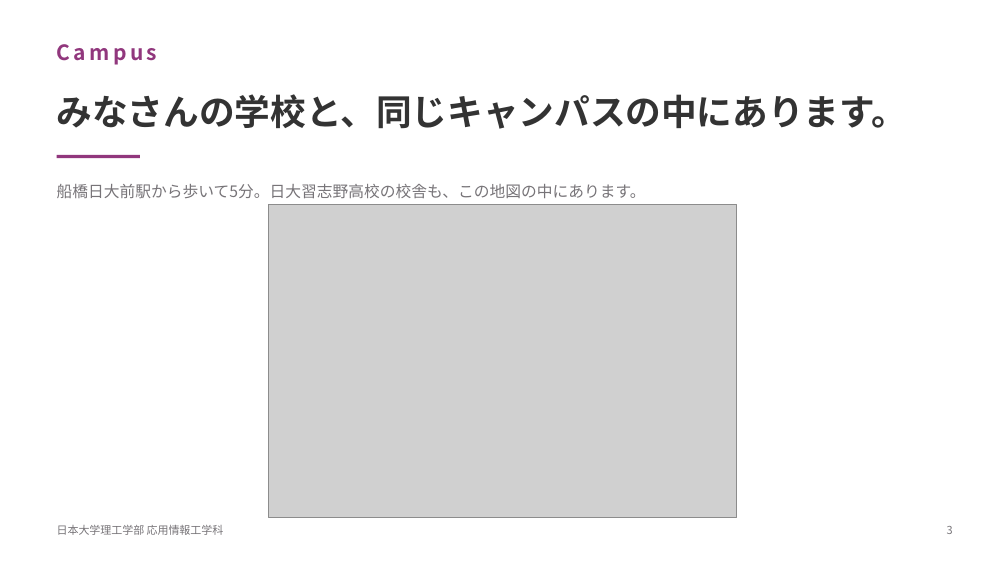
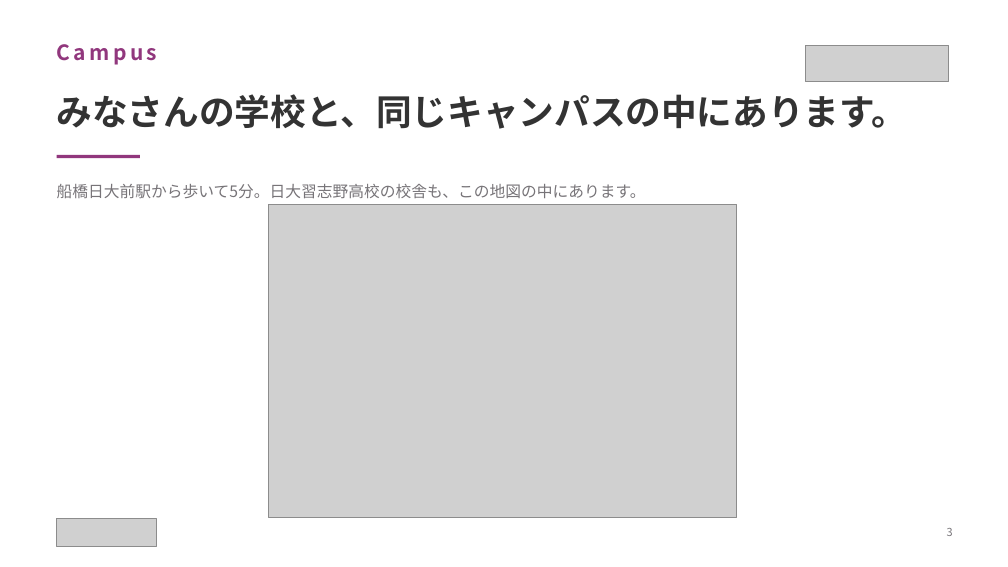
Before and after one commit to yutakaJssst/narashino-visit-2, a slide deck: slide 3 of slides/nichinara20260908.pptx. Drawn at 1008x567 pixels with LibreOffice and Linux fonts; fonts in the diff are those of the drawing; grey boxes stand for pictures. Boxes give left, top, right and bottom in pixels: in the first picture for what was removed or moved away, otherwise in the second. Text is boxed around its words. In the diff, an @@ line names an element or a change of style, - is before the commit and + after.

```diff
--- a/slides/nichinara20260908.pptx
+++ b/slides/nichinara20260908.pptx
@@ picture added at [805, 45, 949, 82] @@
@@ rectangle added at [49, 511, 164, 554], fill #FFFFFF @@
@@ text removed at [57, 525, 224, 535] @@
-日本大学理工学部 応用情報工学科
@@ picture added at [57, 519, 157, 547] @@
```
Also in this commit, not shown: 16 other slides changed, 4 other files.
